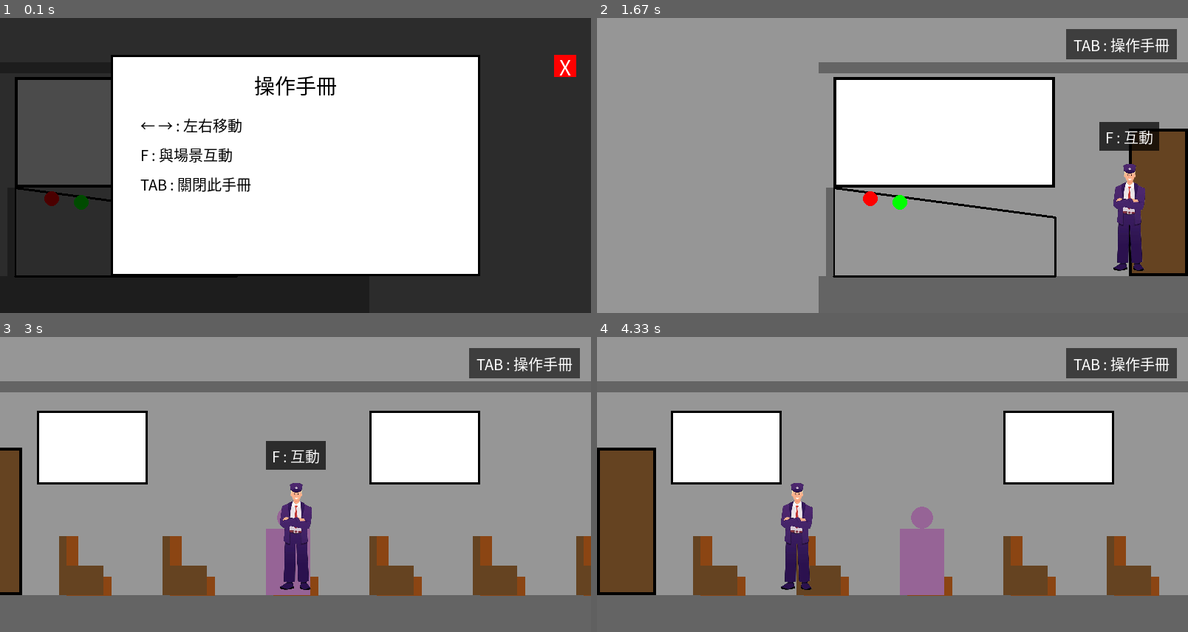
Above: before the commit, frames 1-4 (two rows, left to right).
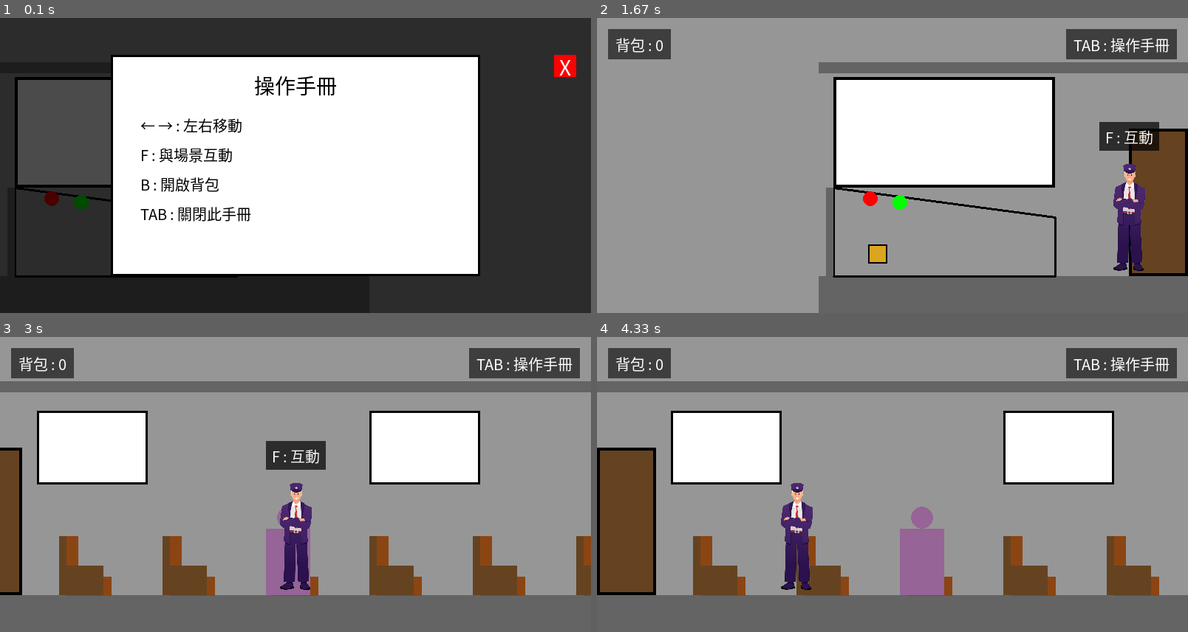
Above: after the commit, the same moments.

Repository: alien1105/pygame_final_project
Game: pygame game, started from main.py
Same seed, same stepped clock (60 frames per second), same inputs: the game is played once before the commit and once after it.
Inputs:
- Up to frame 1 (0.1 s): no input
- Up to frame 2 (1.67 s): hold Tab 0.33-0.8 s; tap B at 0.83 s; hold B 1.17-1.63 s; hold Right 1.17-1.63 s
- Up to frame 3 (3 s): tap F at 1.67 s; hold Right 2-2.47 s; hold Right 2.5-2.97 s
- Up to frame 4 (4.33 s): hold Left 3-3.53 s; hold Left 3.57-3.97 s; hold Right from 4 s (still down)

The runs differ from the first frame. In frame 1, 0.9% of the frame differs, in the area x 23-43%, y 54-69%; in frame 2, 1.3%, in the area x 1-50%, y 3-84%; in frame 3, 1.1%; in frame 4, 1.1%.

Commit message:
新增第一天白天道具

Diff:
--- a/main.py
+++ b/main.py
@@ -31,6 +31,7 @@
 GREEN = (0, 255, 0) # 按鈕顏色
 PURPLE = (150, 100, 150) # 老太太用紫色方塊代表
 PINK = (230, 160, 190) # 小女孩用粉色方塊代表
+GOLD = (218, 165, 32) # 可拾取道具標記顏色
 
 # 載入字型 (使用電腦內建的中文字型)
 font = pygame.font.SysFont("microsoftjhenghei", 28)
@@ -128,6 +129,56 @@
 active_npc = None # 記錄目前正在對話的 NPC，用於對話結束後觸發後續事件
 has_girl_painting = False # 是否已從小女孩手中取得畫
 
+# --- 第一天白天可收集道具 ---
+inventory = [] # 玩家背包，存放已取得的道具名稱
+
+# 每個道具點的位置定義：所在場景、可互動範圍、內含道具、是否已被拾取
+item_spots = [
+    {
+        'scene': 'CARRIAGE_1',
+        'rect': pygame.Rect(840, HEIGHT - FLOOR_HEIGHT - DOOR_HEIGHT, 60, DOOR_HEIGHT), # 車廂座位上
+        'items': ['舊車票'],
+        'collected': False,
+    },
+    {
+        'scene': 'CONNECTION',
+        'rect': pygame.Rect(30, HEIGHT - FLOOR_HEIGHT - DOOR_HEIGHT, 70, DOOR_HEIGHT), # 連接處牆壁上
+        'items': ['舊路線圖'],
+        'collected': False,
+    },
+]
+
+
+def get_item_spot_at(scene, rect):
+    """回傳玩家目前所在位置可拾取、且尚未拾取的道具點（沒有則回傳 None）"""
+    for spot in item_spots:
+        if not spot['collected'] and spot['scene'] == scene and rect.colliderect(spot['rect']):
+            return spot
+    return None
+
+
+# --- 駕駛艙操作台細節（按 F 進入細節畫面，用滑鼠點擊個別拾取）---
+CONSOLE_FOCUS_SCENE = 'COCKPIT'
+console_cabinet_rect = pygame.Rect(30, HEIGHT - FLOOR_HEIGHT - DOOR_HEIGHT, 100, DOOR_HEIGHT) # 操作台下置物櫃
+
+console_panel_rect = pygame.Rect(WIDTH // 2 - 300, HEIGHT // 2 - 150, 600, 300)
+_console_slot_size = 160
+_console_slot_gap = 20
+_console_slots_total_width = _console_slot_size * 3 + _console_slot_gap * 2
+_console_slot_start_x = console_panel_rect.centerx - _console_slots_total_width // 2
+_console_slot_y = console_panel_rect.y + 90
+
+console_items = [
+    {'name': '老式手電筒', 'color': (200, 200, 80), 'rect': pygame.Rect(_console_slot_start_x, _console_slot_y, _console_slot_size, _console_slot_size), 'collected': False},
+    {'name': '車站鑰匙', 'color': (190, 190, 190), 'rect': pygame.Rect(_console_slot_start_x + (_console_slot_size + _console_slot_gap), _console_slot_y, _console_slot_size, _console_slot_size), 'collected': False},
+    {'name': '維修員留下的螺絲起子', 'color': (150, 110, 70), 'rect': pygame.Rect(_console_slot_start_x + (_console_slot_size + _console_slot_gap) * 2, _console_slot_y, _console_slot_size, _console_slot_size), 'collected': False},
+]
+
+
+def console_has_items_left():
+    """置物櫃裡是否還有尚未拾取的道具"""
+    return any(not item['collected'] for item in console_items)
+
 def draw_manual_screen():
     """繪製操作手冊畫面"""
     # 半透明背景
@@ -148,6 +199,7 @@
     instructions = [
         "← → : 左右移動",
         "F : 與場景互動",
+        "B : 開啟背包",
         "TAB : 關閉此手冊"
     ]
     for i, text in enumerate(instructions):
@@ -320,6 +372,93 @@
     pygame.draw.circle(screen, PINK, (screen_rect.centerx, screen_rect.top - 12), 12) # 頭部
 
 
+def draw_inventory_screen():
+    """繪製背包畫面，列出已拾取的道具"""
+    # 半透明背景
+    overlay = pygame.Surface((WIDTH, HEIGHT), pygame.SRCALPHA)
+    overlay.fill((0, 0, 0, 180))
+    screen.blit(overlay, (0, 0))
+
+    # 背包面板
+    panel_rect = pygame.Rect(WIDTH // 2 - 250, HEIGHT // 2 - 150, 500, 300)
+    pygame.draw.rect(screen, WHITE, panel_rect)
+    pygame.draw.rect(screen, BLACK, panel_rect, 3)
+
+    # 標題
+    title_surf = font.render("背包", True, BLACK)
+    screen.blit(title_surf, (panel_rect.centerx - title_surf.get_width() // 2, panel_rect.y + 20))
+
+    if inventory:
+        for i, item_name in enumerate(inventory):
+            item_surf = font_small.render(f"・{item_name}", True, BLACK)
+            screen.blit(item_surf, (panel_rect.x + 40, panel_rect.y + 70 + i * 32))
+    else:
+        empty_surf = font_small.render("目前沒有任何道具。", True, DARK_GRAY)
+        screen.blit(empty_surf, (panel_rect.x + 40, panel_rect.y + 70))
+
+    hint_surf = font_small.render("B : 關閉背包", True, DARK_GRAY)
+    screen.blit(hint_surf, (panel_rect.right - hint_surf.get_width() - 20, panel_rect.bottom - hint_surf.get_height() - 15))
+
+
+def draw_item_spots(camera_offset_x):
+    """繪製目前場景中尚未拾取的道具標記"""
+    for spot in item_spots:
+        if spot['scene'] != current_scene or spot['collected']:
+            continue
+        marker_rect = pygame.Rect(0, 0, 26, 26)
+        marker_rect.center = (spot['rect'].centerx - camera_offset_x, HEIGHT - FLOOR_HEIGHT - 30)
+        pygame.draw.rect(screen, GOLD, marker_rect)
+        pygame.draw.rect(screen, BLACK, marker_rect, 2)
+
+    if current_scene == CONSOLE_FOCUS_SCENE and console_has_items_left():
+        marker_rect = pygame.Rect(0, 0, 26, 26)
+        marker_rect.center = (console_cabinet_rect.centerx - camera_offset_x, HEIGHT - FLOOR_HEIGHT - 30)
+        pygame.draw.rect(screen, GOLD, marker_rect)
+        pygame.draw.rect(screen, BLACK, marker_rect, 2)
+
+
+def draw_console_focus():
+    """繪製操作台置物櫃的細節畫面，可用滑鼠點擊個別拾取道具"""
+    overlay = pygame.Surface((WIDTH, HEIGHT), pygame.SRCALPHA)
+    overlay.fill((0, 0, 0, 200))
+    screen.blit(overlay, (0, 0))
+
+    pygame.draw.rect(screen, DARK_GRAY, console_panel_rect)
+    pygame.draw.rect(screen, BLACK, console_panel_rect, 3)
+
+    title_surf = font.render("置物櫃", True, WHITE)
+    screen.blit(title_surf, (console_panel_rect.centerx - title_surf.get_width() // 2, console_panel_rect.y + 15))
+
+    for item in console_items:
+        slot_rect = item['rect']
+        if item['collected']:
+            pygame.draw.rect(screen, GRAY, slot_rect)
+            pygame.draw.rect(screen, DARK_GRAY, slot_rect, 3)
+            label = "(已拾取)"
+        else:
+            pygame.draw.rect(screen, item['color'], slot_rect)
+            pygame.draw.rect(screen, BLACK, slot_rect, 3)
+            label = item['name']
+
+        label_surf = font_small.render(label, True, WHITE)
+        screen.blit(label_surf, (slot_rect.centerx - label_surf.get_width() // 2, slot_rect.bottom + 10))
+
+    hint_surf = font_small.render("點擊道具拾取・F : 離開細節畫面", True, WHITE)
+    screen.blit(hint_surf, (console_panel_rect.centerx - hint_surf.get_width() // 2, console_panel_rect.bottom - 30))
+
+
+def draw_inventory_hint():
+    """在左上角顯示目前背包內的道具數量"""
+    hint_text_surf = font_small.render(f"背包 : {len(inventory)}", True, WHITE)
+    hint_rect = hint_text_surf.get_rect()
+    hint_bg_rect = pygame.Rect(0, 0, hint_rect.width + 20, hint_rect.height + 12)
+    hint_bg_rect.topleft = (15, 15)
+    hint_bg = pygame.Surface(hint_bg_rect.size, pygame.SRCALPHA)
+    hint_bg.fill((0, 0, 0, 150))
+    screen.blit(hint_bg, hint_bg_rect)
+    screen.blit(hint_text_surf, (hint_bg_rect.centerx - hint_rect.width // 2, hint_bg_rect.centery - hint_rect.height // 2))
+
+
 def draw_dialogue_box():
     """繪製對話框，顯示目前這句台詞"""
     speaker, text = dialogue_lines[dialogue_index]
@@ -356,6 +495,11 @@
         interactables.append(old_lady_rect)
     if current_scene == GIRL_SCENE:
         interactables.append(girl_rect)
+    for spot in item_spots:
+        if spot['scene'] == current_scene and not spot['collected']:
+            interactables.append(spot['rect'])
+    if current_scene == CONSOLE_FOCUS_SCENE:
+        interactables.append(console_cabinet_rect)
 
     for target_rect in interactables:
         if conductor_rect.colliderect(target_rect):
@@ -398,6 +542,8 @@
             if event.type == pygame.KEYDOWN:
                 if event.key == pygame.K_TAB:
                     game_state = 'MANUAL'
+                if event.key == pygame.K_b:
+                    game_state = 'INVENTORY'
                 if event.key == pygame.K_f and current_scene == OLD_LADY_SCENE and conductor_rect.colliderect(old_lady_rect):
                     # 與老太太互動，開始對話
                     dialogue_lines = old_lady_dialogue
@@ -410,6 +556,18 @@
                     dialogue_index = 0
                     active_npc = 'GIRL'
                     game_state = 'DIALOGUE'
+                elif event.key == pygame.K_f and get_item_spot_at(current_scene, conductor_rect) is not None:
+                    # 撿拾道具
+                    item_spot = get_item_spot_at(current_scene, conductor_rect)
+                    inventory.extend(item_spot['items'])
+                    item_spot['collected'] = True
+                    dialogue_lines = [(" ", f"獲得了「{ '、'.join(item_spot['items']) }」。")]
+                    dialogue_index = 0
+                    active_npc = None
+                    game_state = 'DIALOGUE'
+                elif event.key == pygame.K_f and current_scene == CONSOLE_FOCUS_SCENE and conductor_rect.colliderect(console_cabinet_rect):
+                    # 聚焦查看操作台置物櫃細節
+                    game_state = 'CONSOLE_FOCUS'
                 elif event.key == pygame.K_f:
                     # (場景切換邏輯...)
                     if current_scene == 'CARRIAGE_1':
@@ -468,9 +626,11 @@
         draw_background(camera_x)
         draw_old_lady(camera_x)
         draw_girl(camera_x)
+        draw_item_spots(camera_x)
         draw_conductor(screen, conductor_rect, conductor_img, camera_x)
         draw_interact_hint(camera_x)
         draw_manual_hint()
+        draw_inventory_hint()
 
     elif game_state == 'DIALOGUE':
         # --- 對話狀態的事件與繪圖 ---
@@ -483,15 +643,54 @@
                     if dialogue_index >= len(dialogue_lines):
                         if active_npc == 'GIRL':
                             has_girl_painting = True
+                            inventory.append('小女孩的畫')
                         active_npc = None
                         game_state = 'PLAYING'
 
         draw_background(camera_x)
         draw_old_lady(camera_x)
         draw_girl(camera_x)
+        draw_item_spots(camera_x)
         draw_conductor(screen, conductor_rect, conductor_img, camera_x)
         if game_state == 'DIALOGUE':
             draw_dialogue_box()
+        draw_inventory_hint()
+
+    elif game_state == 'INVENTORY':
+        # --- 背包狀態的事件與繪圖 ---
+        for event in pygame.event.get():
+            if event.type == pygame.QUIT:
+                running = False
+            if event.type == pygame.KEYDOWN:
+                if event.key == pygame.K_b or event.key == pygame.K_TAB:
+                    game_state = 'PLAYING'
+
+        draw_background(camera_x)
+        draw_old_lady(camera_x)
+        draw_girl(camera_x)
+        draw_item_spots(camera_x)
+        draw_conductor(screen, conductor_rect, conductor_img, camera_x)
+        draw_inventory_screen()
+
+    elif game_state == 'CONSOLE_FOCUS':
+        # --- 操作台置物櫃細節畫面的事件與繪圖 ---
+        for event in pygame.event.get():
+            if event.type == pygame.QUIT:
+                running = False
+            if event.type == pygame.KEYDOWN:
+                if event.key == pygame.K_f or event.key == pygame.K_ESCAPE:
+                    game_state = 'PLAYING'
+            if event.type == pygame.MOUSEBUTTONDOWN and event.button == 1:
+                for item in console_items:
+                    if not item['collected'] and item['rect'].collidepoint(event.pos):
+                        inventory.append(item['name'])
+                        item['collected'] = True
+                        break
+
+        draw_background(camera_x)
+        draw_conductor(screen, conductor_rect, conductor_img, camera_x)
+        draw_console_focus()
+        draw_inventory_hint()
 
     # --- D. 更新畫面 ---
     pygame.display.flip()
Not shown, changed: 故事劇情.md
